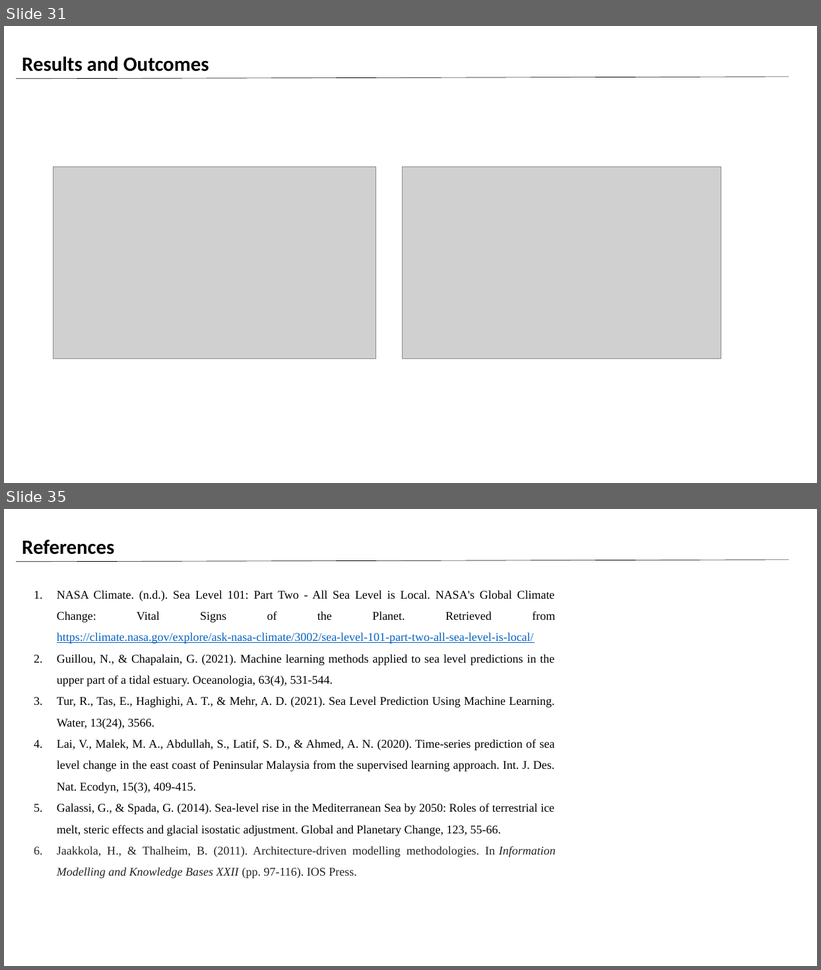
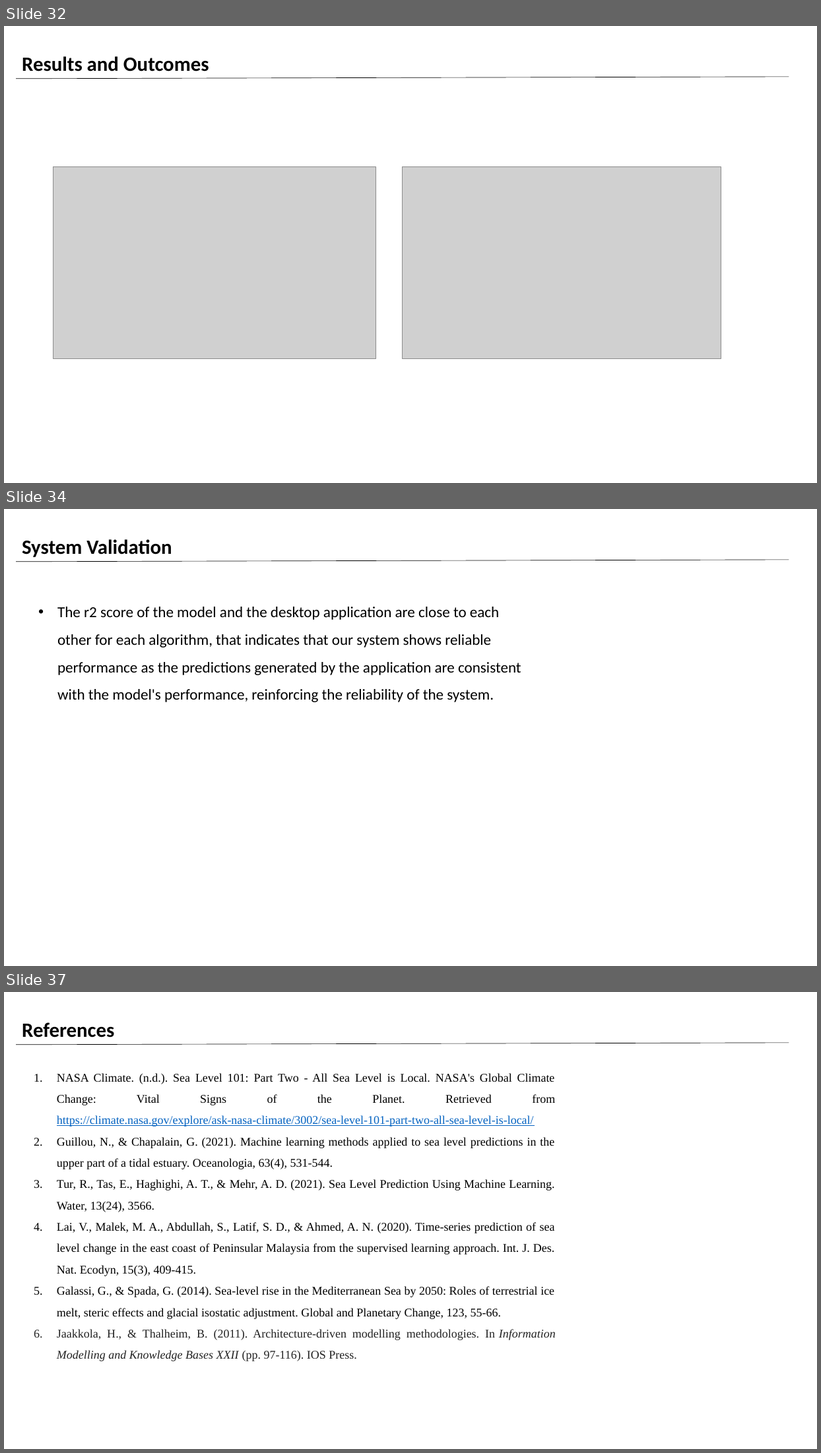
Before and after one commit to Omar0Khaled152001/Sea-Level-Prediction-Sytstem, a slide deck: Sea Level Rise PP.pptx. Shown one above the other, each under a label of ours: slides 31 and 35 before the commit, slides 32, 34 and 37 after it; the slides between them are not shown. The pictures are 821x970 and 821x1453 pixels, drawn with LibreOffice and Linux fonts; fonts in the diff are those of the drawing; grey boxes stand for pictures; background and template pictures are left out. Boxes give left, top, right and bottom in pixels: in the first picture for what was removed or moved away, otherwise in the second. Text is boxed around its words. In the diff, an @@ line names an element or a change of style, - is before the commit and + after.

```diff
--- a/Sea Level Rise PP.pptx
+++ b/Sea Level Rise PP.pptx
@@ slide 34 added at (x1=4, y1=509, x2=817, y2=966), background picture (left out) @@
@@ text added at (x1=22, y1=539, x2=172, y2=557), 24 pt, text #000000, bold @@
+System Validation
@@ line added from (16, 561) to (789, 560), #000000 0.5 pt @@
@@ text added at (x1=57, y1=607, x2=521, y2=702), 18 pt, text #000000 @@
+• The r2 score of the model and the desktop application are close to each other for each algorithm, that indicates that our system shows reliable performance as the predictions generated by the application are consistent with the model's performance, reinforcing the reliability of the system.
@@ what was slide 31 is now slide 32 @@
@@ what was slide 35 is now slide 37 @@
```
Also in this commit, not shown: 12 slides changed, 2 other slides added, 1 slide removed, 1 other file.
